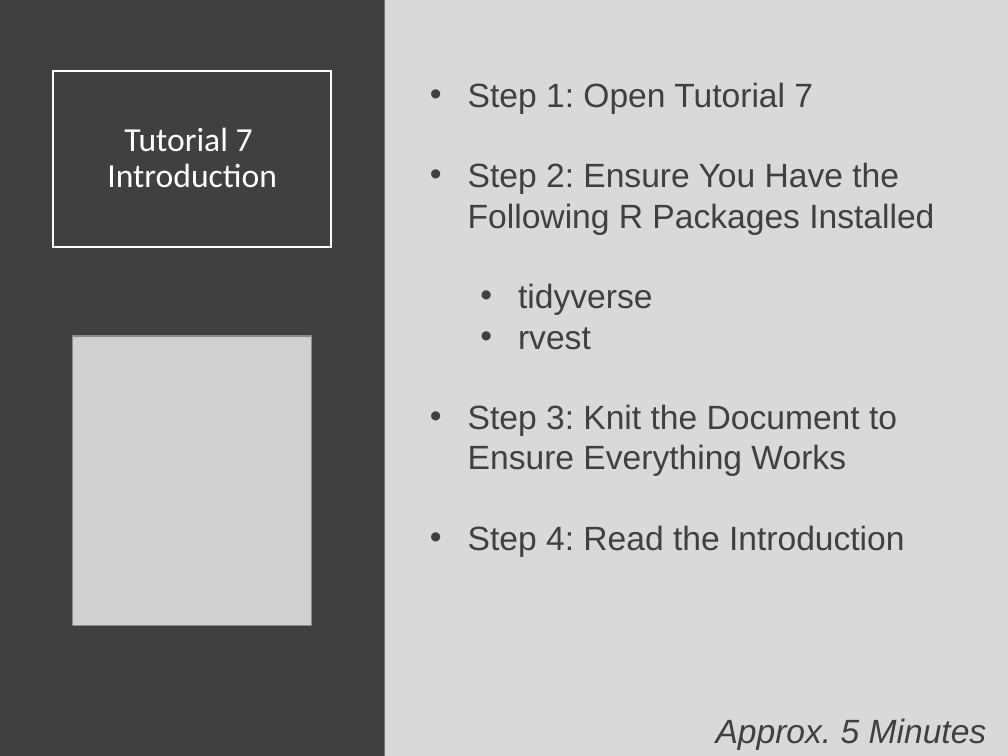
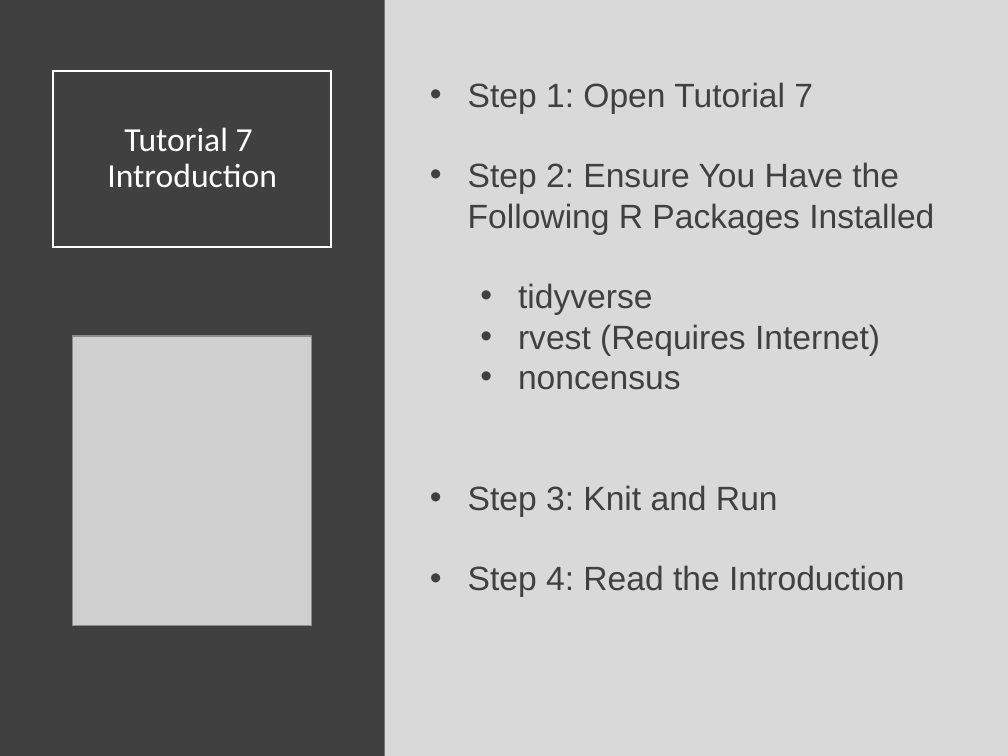
Before and after one commit to Yixf-Self/STOR320_WEBSITE, a slide deck: slide 8 of Lecture/Lecture 15/Lecture 15.pptx. Drawn at 1008x756 pixels with LibreOffice and Linux fonts; fonts in the diff are those of the drawing; grey boxes stand for pictures. Boxes give left, top, right and bottom in pixels: in the first picture for what was removed or moved away, otherwise in the second. Text is boxed around its words. In the diff, an @@ line names an element or a change of style, - is before the commit and + after.

```diff
--- a/Lecture/Lecture 15/Lecture 15.pptx
+++ b/Lecture/Lecture 15/Lecture 15.pptx
@@ text at <box>468,324,880,517</box>: text changed @@
-  • rvest
-• Step 3: Knit the Document to Ensure Everything Works
+  • rvest (Requires Internet)
+  • noncensus
+• Step 3: Knit and Run
@@ text removed at <box>716,718,987,750</box> @@
-Approx. 5 Minutes
```
Also in this commit, not shown: 1 other slide changed, 6 slides added, 10 other files.
